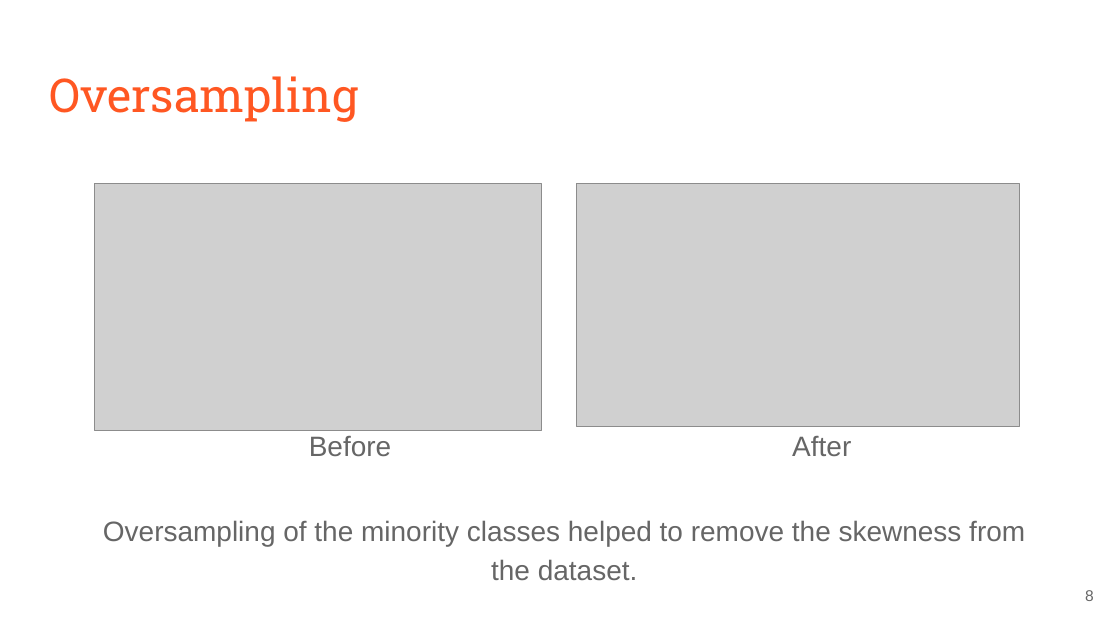
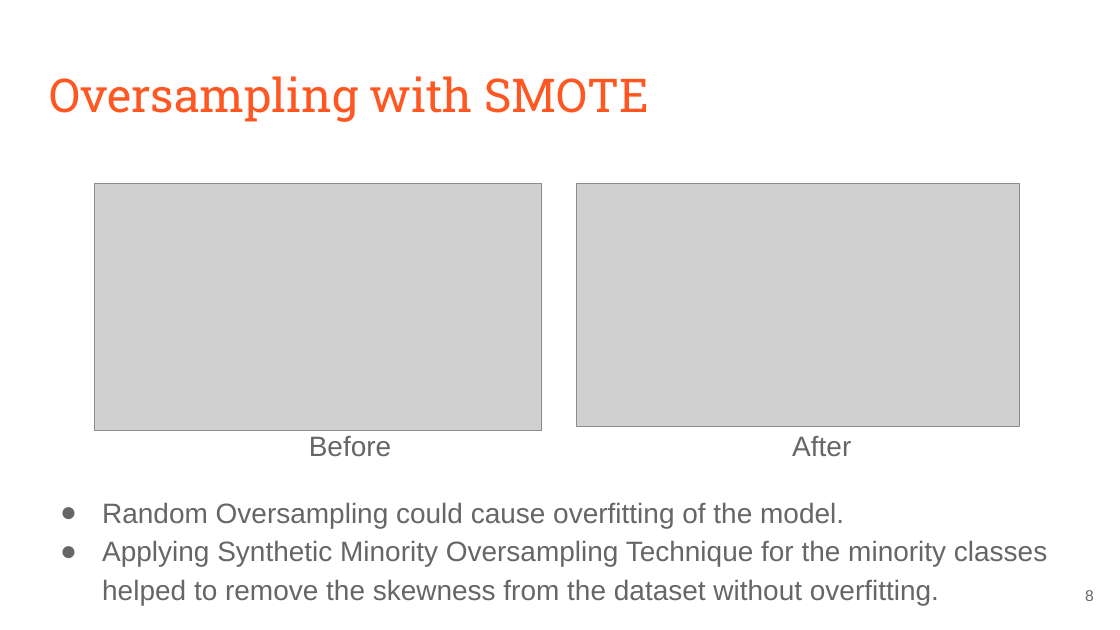
Before and after one commit to codemogroup/ML_Project, a slide deck: slide 8 of Final Presentation.pptx. Drawn at 1120x630 pixels with LibreOffice and Linux fonts; fonts in the diff are those of the drawing; grey boxes stand for pictures. Boxes give left, top, right and bottom in pixels: in the first picture for what was removed or moved away, otherwise in the second. Text is boxed around its words. In the diff, an @@ line names an element or a change of style, - is before the commit and + after.

```diff
--- a/Final Presentation.pptx
+++ b/Final Presentation.pptx
@@ title at (x1=49, y1=76, x2=648, y2=122): text changed @@
-Oversampling
+Oversampling with SMOTE
@@ text at (x1=102, y1=502, x2=1047, y2=605): text changed @@
-Oversampling of the minority classes helped to remove the skewness from the dataset.
+● Random Oversampling could cause overfitting of the model.
+● Applying Synthetic Minority Oversampling Technique for the minority classes helped to remove the skewness from the dataset without overfitting.
```
Also in this commit, not shown: 2 other slides changed.
